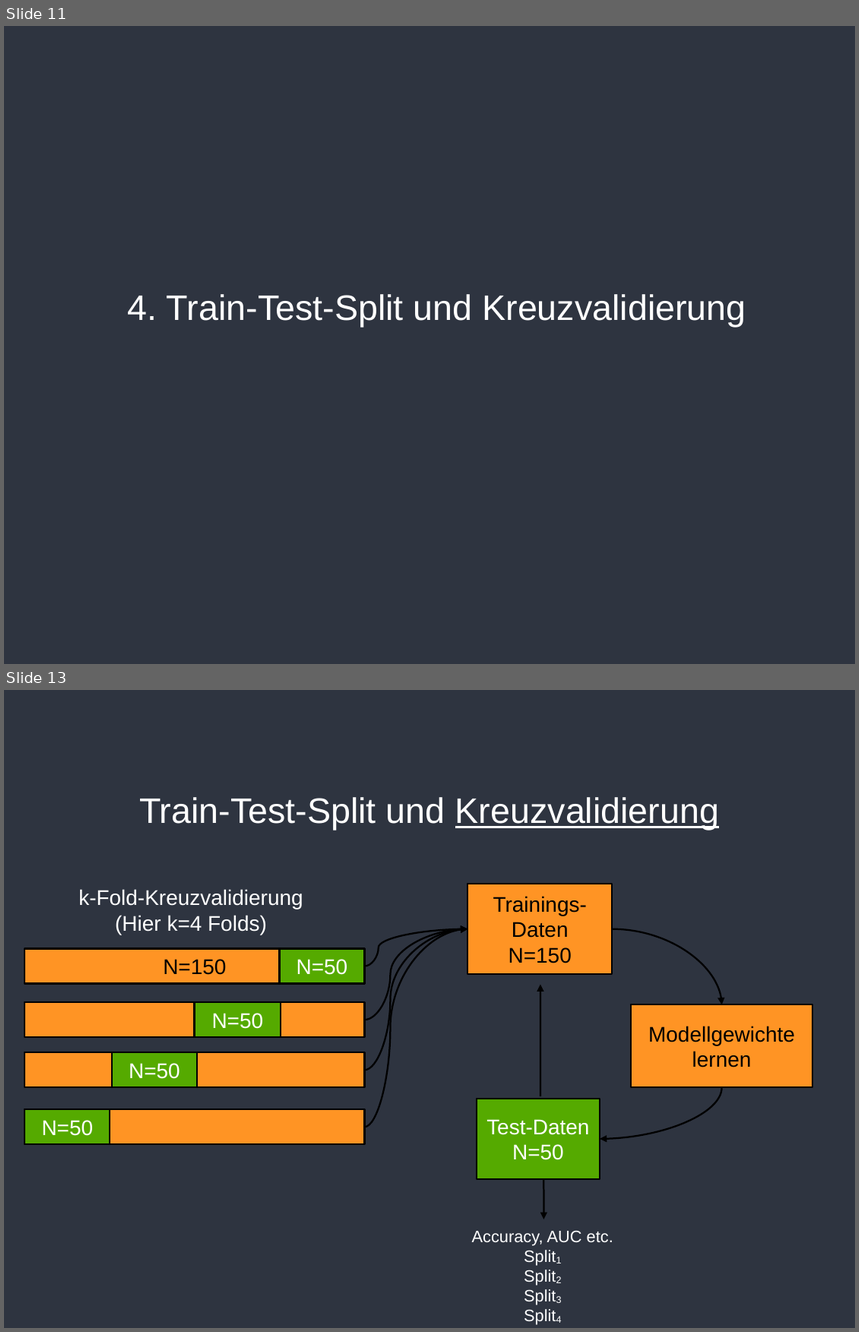
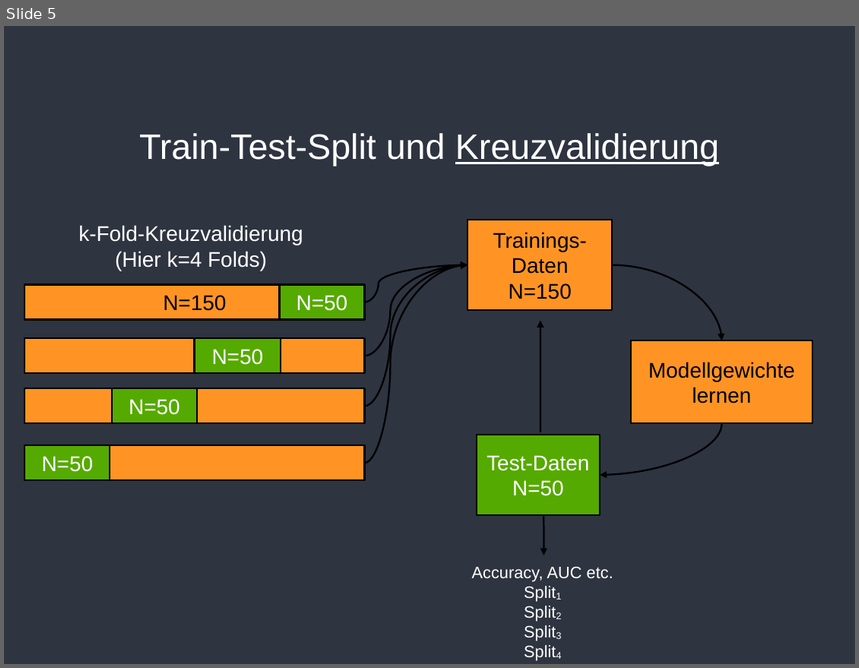
Before and after one commit to pbierwirth/teaching, a slide deck: slides/Sitzung_11.odp. Shown one above the other, each under a label of ours: slides 11 and 13 before the commit, slide 5 after it; the slides between them are not shown. The pictures are 859x1332 and 859x668 pixels, drawn with LibreOffice and Linux fonts; fonts in the diff are those of the drawing; background and template pictures are left out. Boxes give left, top, right and bottom in pixels: in the first picture for what was removed or moved away, otherwise in the second. Text is boxed around its words. In the diff, an @@ line names an element or a change of style, - is before the commit and + after.

```diff
--- a/slides/Sitzung_11.odp
+++ b/slides/Sitzung_11.odp
@@ slide 11 removed at [4, 26, 855, 664], background #2E3440 @@
@@ title removed at [128, 294, 746, 327] @@
-4. Train-Test-Split und Kreuzvalidierung
@@ what was slide 13 is now slide 5 @@
```
Also in this commit, not shown: 2 slides changed, 5 slides added, 10 other slides removed, 1 other file.
